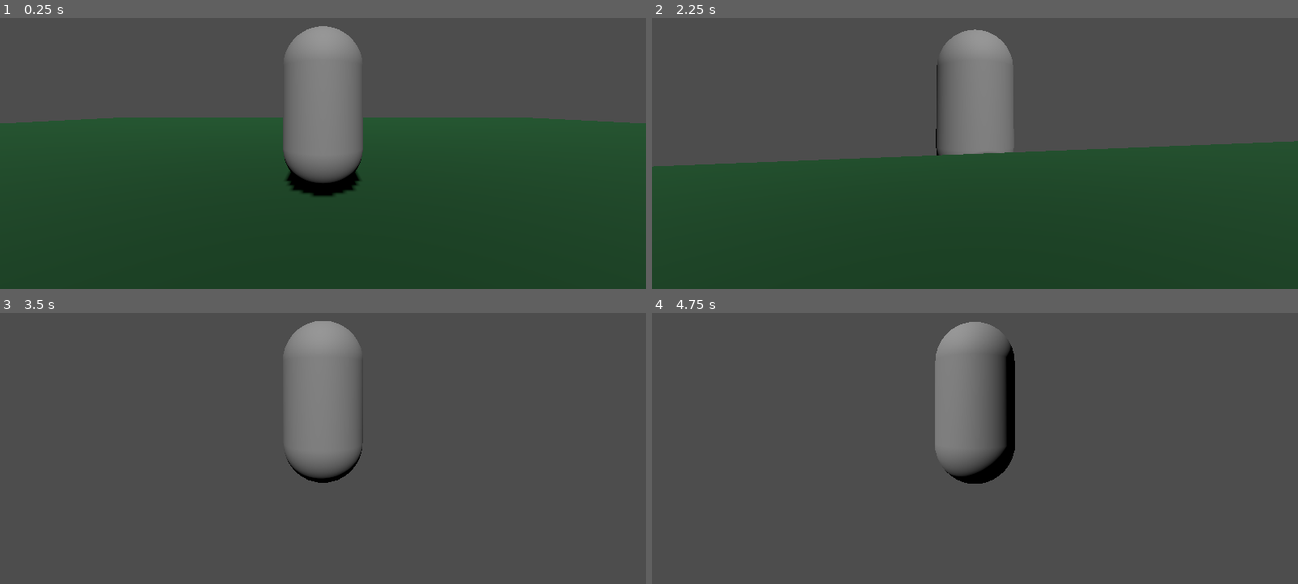
Above: before the commit, frames 1-4 (two rows, left to right).
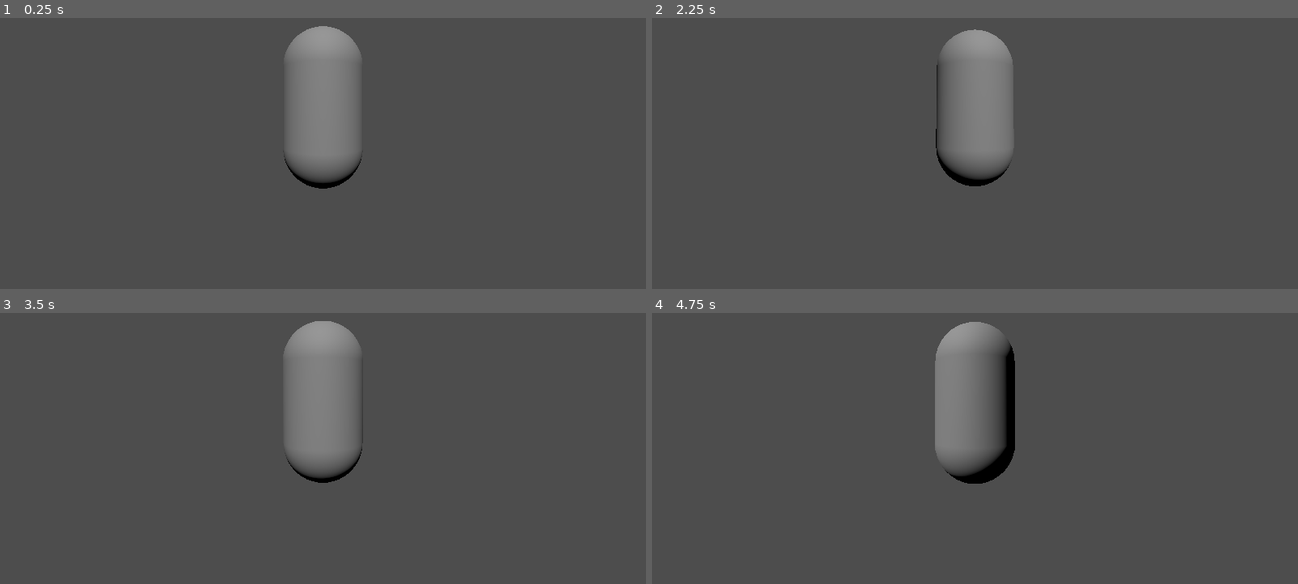
Above: after the commit, the same moments.

Repository: xwilson03/OpenWorldTest
Game: Godot game, scene res://scenes/root.tscn
The game is run twice, just before and just after one commit, with the same random seed, the same clock (stepped at 60 frames per second) and the same inputs.
Inputs (mouse positions are in pixels of both pictures, inside the frame that each line leads up to):
- Up to frame 1 (0.25 s): no input
- Up to frame 2 (2.25 s): tap Enter at 0.5 s; move the mouse to (1007, 104) at 0.52 s; hold W (move_forward) from 0.53 s (still down); tap Mouse wheel up (zoom_in) at 0.6 s; tap Space (jump) at 0.77, 1.07, 1.52, 1.55, 1.82 s; tap Mouse wheel down (zoom_out) at 0.8, 1.35 s; move the mouse to (942, 110) at 1.27 s; move the mouse to (987, 102) at 2.02 s; hold Space (jump) from 2.03 s (still down)
- Up to frame 3 (3.5 s): keep holding W (move_forward); tap Mouse wheel up (zoom_in) at 2.3, 2.85 s; move the mouse to (316, 407) at 2.77 s; release Space (jump) at 2.78 s; tap Space (jump) at 3.02, 3.32 s; tap Mouse wheel down (zoom_out) at 3.05 s
- Up to frame 4 (4.75 s): keep holding W (move_forward); tap Enter at 3.5 s; move the mouse to (1020, 407) at 3.52 s; hold Space (jump) 3.53-4.28 s; tap Mouse wheel down (zoom_out) at 3.6 s; move the mouse to (923, 397) at 4.27 s; tap Mouse wheel up (zoom_in) at 4.35 s; tap Space (jump) at 4.52 s

The runs differ from the first frame. In frame 1, 60% of the frame differs, in the area x 0-100%, y 36-100%; in frame 2, 50%; in frame 3, less than 0.1%; in frame 4, less than 0.1%.

Commit message:
adds terrain generation (#1)
## PR Summary

PR Link: https://github.com/xwilson03/OpenWorldTest/pull/1
Issue Link: https://github.com/xwilson03/OpenWorldTest/issues/2

Closes #2 

## Description
Implements chunk-based terrain generation.

## Changelog
### Terrain Generation
- Splits world terrain into individual chunks (single prefab for now)
- Adds WorldController node to handle them
- Adds new signal "entered_new_chunk"
  - Contains new Globals.Direction enum as parameter
  - Emitted by Player, listened to by WorldController
- Adds other globals for world terrain config
- world_radius, chunk_size (must align with chunk prefab!),
chunk_boundary_tolerance (for debouncing signal emission)
### Misc
- Converts tab indent to space indent in all files
- Removes trailing whitespace in all files
- Enforces static type declaration in all files

Diff:
--- a/prefabs/ground.tscn
+++ b/prefabs/chunk.tscn
@@ -9,7 +9,7 @@
 [sub_resource type="StandardMaterial3D" id="StandardMaterial3D_2704g"]
 albedo_color = Color(0, 0.261208, 0.104913, 1)
 
-[node name="Ground" type="StaticBody3D"]
+[node name="Chunk" type="StaticBody3D"]
 transform = Transform3D(1, 0, 0, 0, 1, 0, 0, 0, 1, 0, -1, 0)
 
 [node name="CollisionShape3D" type="CollisionShape3D" parent="."]
--- a/project.godot
+++ b/project.godot
@@ -14,6 +14,14 @@
 run/main_scene="res://scenes/root.tscn"
 config/features=PackedStringArray("4.2", "Forward Plus")
 config/icon="res://icon.svg"
+
+[debug]
+
+gdscript/warnings/untyped_declaration=2
+gdscript/warnings/unsafe_property_access=2
+gdscript/warnings/unsafe_method_access=2
+gdscript/warnings/unsafe_cast=1
+gdscript/warnings/unsafe_call_argument=2
 
 [editor_plugins]
 
--- a/scenes/root.tscn
+++ b/scenes/root.tscn
@@ -3,7 +3,7 @@
 [ext_resource type="Script" path="res://scripts/input_controller.gd" id="2_jbuxh"]
 [ext_resource type="PackedScene" uid="uid://cvouln4227y2c" path="res://prefabs/player.tscn" id="3_gncg1"]
 [ext_resource type="PackedScene" uid="uid://djh6nhygpb5os" path="res://prefabs/orbit_camera.tscn" id="4_n1aw2"]
-[ext_resource type="PackedScene" uid="uid://bkjhriqj5k5ju" path="res://prefabs/ground.tscn" id="5_pa41d"]
+[ext_resource type="Script" path="res://scripts/world_generator.gd" id="4_yaodl"]
 
 [node name="Root" type="Node3D"]
 
@@ -15,10 +15,14 @@
 
 [node name="OrbitCamera" parent="Player" instance=ExtResource("4_n1aw2")]
 transform = Transform3D(1, 0, 0, 0, 1, 0, 0, 0, 1, 0, 1, 0)
+max_follow_distance = 50.0
 
-[node name="DirectionalLight3D" type="DirectionalLight3D" parent="."]
+[node name="World" type="Node3D" parent="."]
+script = ExtResource("4_yaodl")
+world_radius = 10
+chunk_size = 40.1
+chunk_boundary_tolerance = 0.1
+
+[node name="DirectionalLight3D" type="DirectionalLight3D" parent="World"]
 transform = Transform3D(1, 0, 0, 0, 0.707107, 0.707107, 0, -0.707107, 0.707107, 0, 20, 0)
 shadow_enabled = true
-
-[node name="Ground" parent="." instance=ExtResource("5_pa41d")]
-transform = Transform3D(1, 0, 0, 0, 1, 0, 0, 0, 1, 0, 0, 0)
--- a/scripts/camera_controller.gd
+++ b/scripts/camera_controller.gd
@@ -8,36 +8,36 @@
 
 var camera_spring: SpringArm3D
 
-func _input(_event):
-	if Input.is_action_just_pressed("zoom_in"):
-		_on_zoom_in()
-	elif Input.is_action_just_pressed("zoom_out"):
-		_on_zoom_out()
+func _input(_event: InputEvent) -> void:
+    if Input.is_action_just_pressed("zoom_in"):
+        _on_zoom_in()
+    elif Input.is_action_just_pressed("zoom_out"):
+        _on_zoom_out()
 
-func _ready():
-	Globals.set_camera_y.connect(_on_set_camera_y)
+func _ready() -> void:
+    Globals.set_camera_y.connect(_on_set_camera_y)
 
-	camera_spring = get_child(0)
-	if camera_spring == null:
-		print("Player: Unable to find Camera Spring node.")
+    camera_spring = get_child(0)
+    if camera_spring == null:
+        print("Player: Unable to find Camera Spring node.")
 
-func _on_set_camera_y(value: float):
-	# Reset and update camera y rotation to prevent precision loss
-	transform.basis = Basis()
-	rotate_x(value)
+func _on_set_camera_y(value: float) -> void:
+    # Reset and update camera y rotation to prevent precision loss
+    transform.basis = Basis()
+    rotate_x(value)
 
-func _on_zoom_in():
-	var new_length = clamp(
-		camera_spring.spring_length - distance_per_scroll,
-		min_follow_distance,
-		max_follow_distance
-	)
-	camera_spring.spring_length = new_length
+func _on_zoom_in() -> void:
+    var new_length: float = clamp(
+        camera_spring.spring_length - distance_per_scroll,
+        min_follow_distance,
+        max_follow_distance
+    )
+    camera_spring.spring_length = new_length
 
-func _on_zoom_out():
-	var new_length = clamp(
-		camera_spring.spring_length + distance_per_scroll,
-		min_follow_distance,
-		max_follow_distance
-	)
-	camera_spring.spring_length = new_length
+func _on_zoom_out() -> void:
+    var new_length: float = clamp(
+        camera_spring.spring_length + distance_per_scroll,
+        min_follow_distance,
+        max_follow_distance
+    )
+    camera_spring.spring_length = new_length
--- /dev/null
+++ b/scripts/chunk_grid.gd
@@ -0,0 +1,128 @@
+class_name ChunkGrid
+
+enum {
+    TOP,
+    LEFT,
+    BOTTOM,
+    RIGHT
+}
+
+const BUFFER_SIZE: int = 1
+var _size: Vector2i
+
+var _array: Array[Node3D] = []
+var _bounds: Array[int] = []
+var _offset: Vector2
+
+var _parent_node: Node
+var _chunk_scene: PackedScene = null
+var _chunk_size: Vector2
+
+func _init(
+        parent_node: Node3D,
+        size: Vector2i,
+        chunk_scene: PackedScene,
+        chunk_size: Vector2,
+        pos_offset := Vector2.ZERO
+    ) -> void:
+
+    _parent_node = parent_node
+
+    _size = size
+
+    _chunk_scene = chunk_scene
+    _chunk_size = chunk_size
+    _offset = pos_offset - _chunk_size / 2.0
+
+    _bounds.resize(4)
+    _bounds[TOP] = 0
+    _bounds[LEFT] = 0
+    _bounds[BOTTOM] = _size.y - 1
+    _bounds[RIGHT] = _size.x - 1
+
+    _array.resize((_size.x + BUFFER_SIZE) * (_size.y + BUFFER_SIZE))
+
+    for x in _size.x:
+        for y in _size.y:
+            _create_chunk(x, y)
+
+func _out_of_bounds(x: int, y: int) -> bool:
+    if (x < _bounds[LEFT] or x > _bounds[RIGHT]
+     or y < _bounds[TOP] or y > _bounds[BOTTOM]):
+        push_error("ChunkGrid: Array index out of bounds: (", x, ", ", y, ")")
+        return true
+    return false
+
+func _wrapped_idx(x: int, y: int) -> int:
+        x = x % (_size.x + BUFFER_SIZE)
+        y = y % (_size.y + BUFFER_SIZE)
+
+        return y * (_size.x + BUFFER_SIZE) + x
+
+func _world_pos(x: int, y: int) -> Vector3:
+    return Vector3(
+        ((_bounds[RIGHT] - _bounds[LEFT] + 1) / 2.0 - x) * _chunk_size.x + _offset.x,
+        0,
+        ((_bounds[BOTTOM] - _bounds[TOP] + 1) / 2.0 - y) * _chunk_size.y + _offset.y
+    )
+
+func _create_chunk(x: int, y: int) -> void:
+    if (_out_of_bounds(x, y)):
+        return
+
+    var chunk: Node3D = _chunk_scene.instantiate()
+    chunk.translate(_world_pos(x, y))
+
+    _array[_wrapped_idx(x, y)] = chunk
+    _parent_node.add_child(chunk)
+
+func _delete_chunk(x: int, y: int) -> void:
+    if (_out_of_bounds(x, y)):
+        return
+
+    var chunk: Node3D = _array[_wrapped_idx(x, y)]
+    _parent_node.remove_child(chunk)
+    chunk.queue_free()
+
+func _add_column(x: int) -> void:
+    for i in range(_bounds[TOP], _bounds[BOTTOM] + 1):
+        _create_chunk(x, i)
+
+func _add_row(y: int) -> void:
+    for i in range(_bounds[LEFT], _bounds[RIGHT] + 1):
+        _create_chunk(i, y)
+
+func _delete_column(x: int) -> void:
+    for i in range(_bounds[TOP], _bounds[BOTTOM] + 1):
+        _delete_chunk(x, i)
+
+func _delete_row(y: int) -> void:
+    for i in range(_bounds[LEFT], _bounds[RIGHT] + 1):
+        _delete_chunk(i, y)
+
+func move(direction: Globals.DIRECTION) -> void:
+    match direction:
+
+        Globals.DIRECTION.X_POS:
+            _delete_column(_bounds[RIGHT])
+            _bounds[LEFT] -= 1
+            _bounds[RIGHT] -= 1
+            _add_column(_bounds[LEFT])
+
+        Globals.DIRECTION.X_NEG:
+            _delete_column(_bounds[LEFT])
+            _bounds[RIGHT] += 1
+            _bounds[LEFT] += 1
+            _add_column(_bounds[RIGHT])
+
+        Globals.DIRECTION.Z_POS:
+            _delete_row(_bounds[BOTTOM])
+            _bounds[TOP] -= 1
+            _bounds[BOTTOM] -= 1
+            _add_row(_bounds[TOP])
+
+        Globals.DIRECTION.Z_NEG:
+            _delete_row(_bounds[TOP])
+            _bounds[BOTTOM] += 1
+            _bounds[TOP] += 1
+            _add_row(_bounds[BOTTOM])
--- a/scripts/globals.gd
+++ b/scripts/globals.gd
@@ -16,10 +16,31 @@
 static var set_camera_y := Signal(instance._set_camera_y)
 static var set_camera_dist := Signal(instance._set_camera_dist)
 
-# # # # # # # # # # # # # # # # # # # # # # # # # # # # # # # #   Constants
+# World (Private/Instanced)
+signal _entered_new_chunk(direction: DIRECTION)
 
+# World (Public/Static)
+static var entered_new_chunk := Signal(instance._entered_new_chunk)
+
+# # # # # # # # # # # # # # # # # # # # # # # # # # # # # # # #   Variables
+
+# World Generation
+static var world_radius: int = 0
+static var chunk_size: float = 0
+static var chunk_boundary_tolerance: float = 0
+
+# Mouse Sensitivity
 const GLOBAL_SENSITIVITY: float = 0.01
 const X_SENSITIVITY: float = 0.9 * GLOBAL_SENSITIVITY
 const Y_SENSITIVITY: float = 0.45 * GLOBAL_SENSITIVITY
 const Y_ROT_MIN: float = deg_to_rad(-90)
 const Y_ROT_MAX: float = deg_to_rad(90)
+
+# # # # # # # # # # # # # # # # # # # # # # # # # # # # # # # #   Enums
+
+enum DIRECTION {
+    X_POS,
+    X_NEG,
+    Z_POS,
+    Z_NEG,
+}
--- a/scripts/input_controller.gd
+++ b/scripts/input_controller.gd
@@ -6,17 +6,19 @@
 var camera_y: float = 0
 
 
-func _init():
-	Input.set_mouse_mode(Input.MOUSE_MODE_CAPTURED)
+func _init() -> void:
+    Input.set_mouse_mode(Input.MOUSE_MODE_CAPTURED)
 
-func _input(event):
-	# Handle camera rotation via mouse movement
-	if event is InputEventMouseMotion:
-		# Update cumulative rotation, but clamp vertical values
-		camera_x += -event.relative.x * Globals.X_SENSITIVITY
-		camera_y += -event.relative.y * Globals.Y_SENSITIVITY
-		camera_y = clamp(camera_y, Globals.Y_ROT_MIN, Globals.Y_ROT_MAX)
+func _input(event: InputEvent) -> void:
+    # Handle camera rotation via mouse movement
+    if event is InputEventMouseMotion:
+        var mouse_event := event as InputEventMouseMotion
 
-		# Emit camera values
-		Globals.set_camera_x.emit(camera_x)
-		Globals.set_camera_y.emit(camera_y)
+        # Update cumulative rotation, but clamp vertical values
+        camera_x += -mouse_event.relative.x * Globals.X_SENSITIVITY
+        camera_y += -mouse_event.relative.y * Globals.Y_SENSITIVITY
+        camera_y = clamp(camera_y, Globals.Y_ROT_MIN, Globals.Y_ROT_MAX)
+
+        # Emit camera values
+        Globals.set_camera_x.emit(camera_x)
+        Globals.set_camera_y.emit(camera_y)
--- a/scripts/player.gd
+++ b/scripts/player.gd
@@ -7,41 +7,77 @@
 @export var fall_acceleration: float = 3
 
 var target_velocity := Vector3.ZERO
+var chunk_position := Vector3.ZERO
 
 
-func _ready():
-	Globals.set_camera_x.connect(_on_set_camera_x)
+func _init() -> void:
+    Globals.set_camera_x.connect(_on_set_camera_x)
 
-func _on_set_camera_x(value: float):
-	# Reset and update player x rotation to prevent precision loss
-	transform.basis = Basis()
-	rotate_y(value)
+func _on_set_camera_x(value: float) -> void:
+    # Reset and update player x rotation to prevent precision loss
+    transform.basis = Basis()
+    rotate_y(value)
 
-func _physics_process(delta):
-	# Zero movement vector
-	var direction := Vector3.ZERO
+func _physics_process(delta: float) -> void:
+    # Zero movement vector
+    var direction := Vector3.ZERO
 
-	# Fetch movement vector components from user input
-	if (Input.is_action_pressed("move_left")):
-		direction.x -= 1;
-	if (Input.is_action_pressed("move_right")):
-		direction.x += 1;
-	if (Input.is_action_pressed("move_forward")):
-		direction.z -= 1;
-	if (Input.is_action_pressed("move_back")):
-		direction.z += 1;
-	if (Input.is_action_pressed("jump") and is_on_floor()):
-		target_velocity.y = jump_speed
+    # Fetch movement vector components from user input
+    if (Input.is_action_pressed("move_left")):
+        direction.x -= 1;
+    if (Input.is_action_pressed("move_right")):
+        direction.x += 1;
+    if (Input.is_action_pressed("move_forward")):
+        direction.z -= 1;
+    if (Input.is_action_pressed("move_back")):
+        direction.z += 1;
 
-	# Normalize movement vector
-	if (direction != Vector3.ZERO):
-		direction = direction.normalized()
+    # Normalize direction vector
+    if (direction != Vector3.ZERO):
+        direction = direction.normalized()
 
-	target_velocity.x = direction.x
-	target_velocity.z = direction.z
+    # Update horizontal velocity
+    target_velocity.x = direction.x
+    target_velocity.z = direction.z
 
-	if not is_on_floor():
-		target_velocity.y -= fall_acceleration * delta
+    # Update vertical velocity
+    if (Input.is_action_pressed("jump") and is_on_floor()):
+        target_velocity.y = jump_speed
+    elif not is_on_floor():
+        target_velocity.y -= fall_acceleration * delta
 
-	velocity = (Quaternion(transform.basis) * target_velocity) * speed
-	move_and_slide()
+    # Transform local velocity to global velocity
+    velocity = (transform.basis * target_velocity) * speed
+
+    # Apply velocity
+    move_and_slide()
+    update_chunk_pos()
+
+# Emit signal when crossing chunk boundaries
+func update_chunk_pos() -> void:
+    # Update position within current chunk
+    chunk_position += get_position_delta()
+
+    # Calculate chunk boundaries using globals
+    var positive_bound: float = (Globals.chunk_size + Globals.chunk_boundary_tolerance)
+    var negative_bound: float = -Globals.chunk_boundary_tolerance
+
+    # X_POS
+    if chunk_position.x >= positive_bound:
+        chunk_position.x -= Globals.chunk_size
+        Globals.entered_new_chunk.emit(Globals.DIRECTION.X_POS)
+
+    # X_NEG
+    elif chunk_position.x < negative_bound:
+        chunk_position.x += Globals.chunk_size
+        Globals.entered_new_chunk.emit(Globals.DIRECTION.X_NEG)
+
+    # Z_POS
+    if chunk_position.z >= positive_bound:
+        chunk_position.z -= Globals.chunk_size
+        Globals.entered_new_chunk.emit(Globals.DIRECTION.Z_POS)
+
+    # Z_NEG
+    elif chunk_position.z < negative_bound:
+        chunk_position.z += Globals.chunk_size
+        Globals.entered_new_chunk.emit(Globals.DIRECTION.Z_NEG)
--- /dev/null
+++ b/scripts/world_generator.gd
@@ -0,0 +1,34 @@
+extends Node3D
+class_name WorldGenerator
+
+@export var world_radius: int
+@export var chunk_size: float
+@export var chunk_boundary_tolerance: float
+
+const chunk_scene = preload("res://prefabs/chunk.tscn")
+
+var world_chunks: ChunkGrid
+var world_size: Vector2i
+
+
+func _init() -> void:
+    # Initialize global world variables
+    Globals.world_radius = world_radius
+    Globals.chunk_size = chunk_size
+    Globals.chunk_boundary_tolerance = chunk_boundary_tolerance
+
+    # Connect global signals
+    Globals.entered_new_chunk.connect(_on_entered_new_chunk)
+
+    # Allocate chunk array
+    var row_size: int = Globals.world_radius * 2
+    world_size = Vector2i(row_size, row_size)
+    world_chunks = ChunkGrid.new(
+        self,
+        world_size,
+        chunk_scene,
+        Vector2(chunk_size, chunk_size)
+    )
+
+func _on_entered_new_chunk(direction: Globals.DIRECTION) -> void:
+    world_chunks.move(direction)
